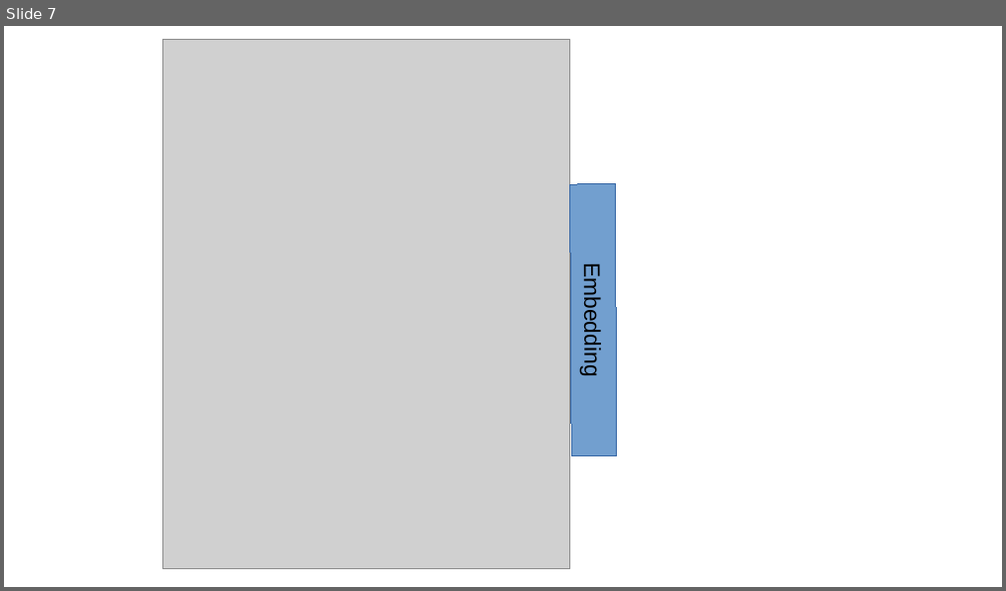
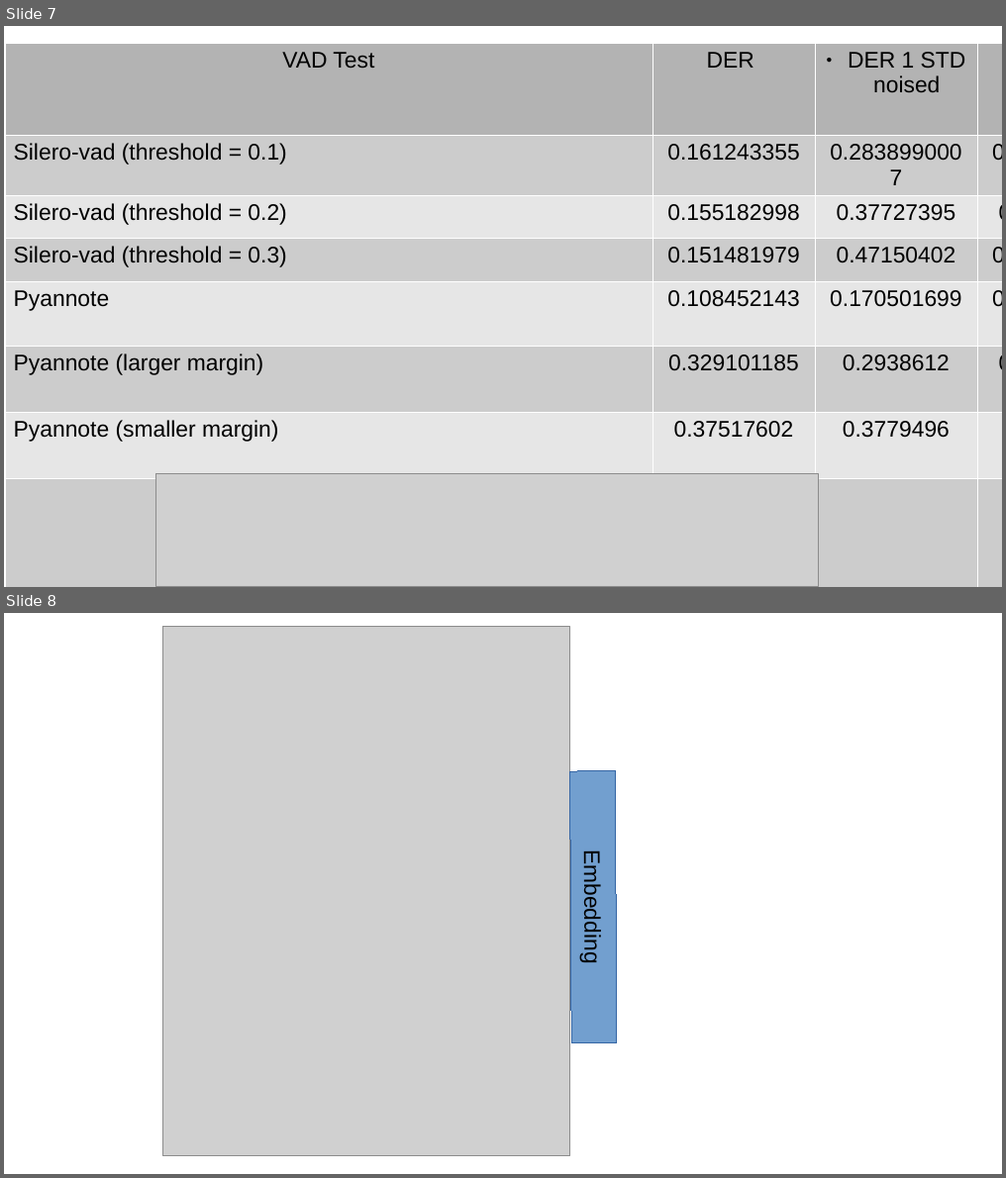
Before and after one commit to normalwalrus/speaker_diarization, a slide deck: Findings.odp. Shown one above the other, each under a label of ours: slide 7 before the commit, slides 7 and 8 after it. The pictures are 1006x591 and 1006x1178 pixels, drawn with LibreOffice and Linux fonts; fonts in the diff are those of the drawing; grey boxes stand for pictures. Boxes give left, top, right and bottom in pixels: in the first picture for what was removed or moved away, otherwise in the second. Text is boxed around its words. In the diff, an @@ line names an element or a change of style, - is before the commit and + after.

Commit message:
Added vad test

```diff
--- a/Findings.odp
+++ b/Findings.odp
@@ slide 7 added at <box>4,26,1002,587</box>, background #FFFFFF @@
@@ table added at <box>5,43,1002,587</box>, 9 rows, 4 columns @@
+VAD Test | DER | DER 1 STD noised | DER CHATTER
+Silero-vad (threshold = 0.1) | 0.161243355 | 0.2838990007 | 0.1836580364
+Silero-vad (threshold = 0.2) | 0.155182998 | 0.37727395 | 0.18376753
+Silero-vad (threshold = 0.3) | 0.151481979 | 0.47150402 | 0.185485125
+Pyannote | 0.108452143 | 0.170501699 | 0.1596173285
+Pyannote (larger margin) | 0.329101185 | 0.2938612 | 0.26297474
+Pyannote (smaller margin) | 0.37517602 | 0.3779496 | 0.2873545
+Details: |  |  | 
+ |  |  | 
@@ picture added at <box>156,474,819,587</box> @@
@@ what was slide 7 is now slide 8 @@
```
Also in this commit, not shown: 1 slide changed, 3 other files.
